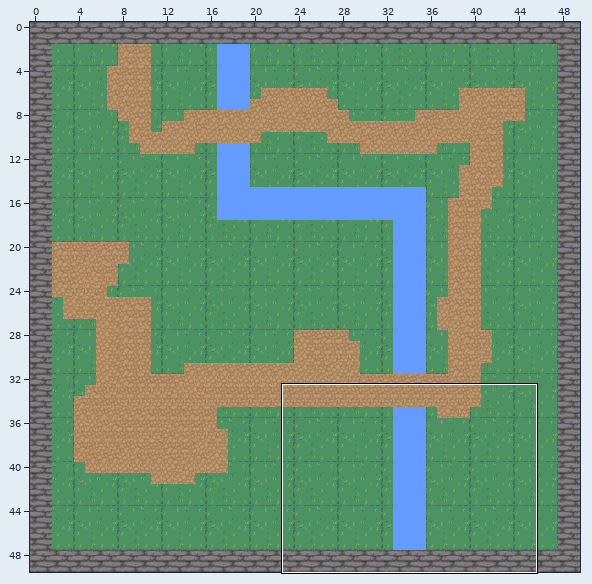
One commit to this Tiled map: carte.tmx. Above: a wide view before the commit, with the close-up outlined.
Close-up. First the earlier version:
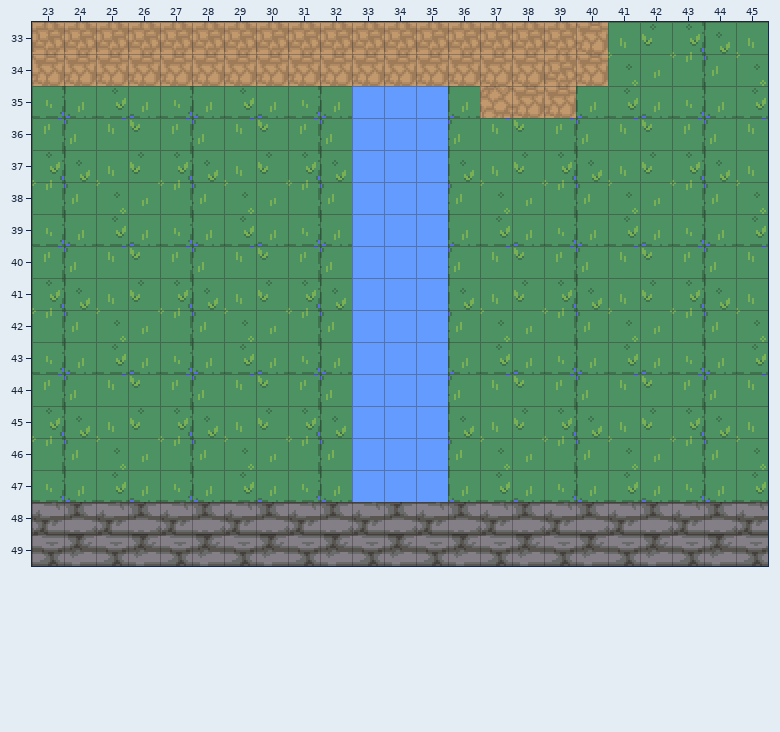
Cells are 16x16 px. Shown: x 23..45, y 33..49. The commit also changed other parts of the map, which this record leaves out.
After the commit:
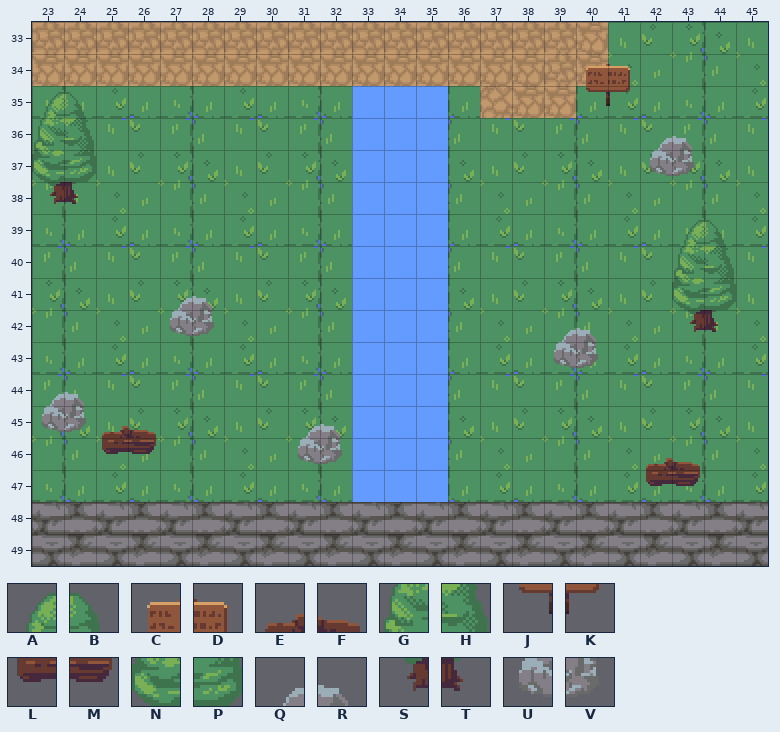
Key: from "nature": A 0, B 1, C 4, D 5, E 8, F 9, G 40, H 41, J 44, K 45, L 48, M 49, N 80, P 81, Q 84, R 85, S 120, T 121, U 124, V 125.
_ is an empty cell.
Tiles of an added or newly shown layer are drawn over the layers below it.
From old to new:
Layer "decorations" (added):
The edit adds tile A in row 35 at x 23; in row 39 at x 43.
The edit adds tile B in row 35 at x 24; in row 39 at x 44.
The edit adds tile C in row 34 at x 40.
The edit adds tile D in row 34 at x 41.
The edit adds tile E in row 45 at x 25; in row 46 at x 42.
The edit adds tile F in row 45 at x 26; in row 46 at x 43.
The edit adds tile G in row 36 at x 23; in row 40 at x 43.
The edit adds tile H in row 36 at x 24; in row 40 at x 44.
The edit adds tile J in row 35 at x 40.
The edit adds tile K in row 35 at x 41.
The edit adds tile L in row 46 at x 25; in row 47 at x 42.
The edit adds tile M in row 46 at x 26; in row 47 at x 43.
The edit adds tile N in row 37 at x 23; in row 41 at x 43.
The edit adds tile P in row 37 at x 24; in row 41 at x 44.
The edit adds tile Q in row 36 at x 42; in row 41 at x 27; in row 42 at x 39; in row 44 at x 23; in row 45 at x 31.
The edit adds tile R in row 36 at x 43; in row 41 at x 28; in row 42 at x 40; in row 44 at x 24; in row 45 at x 32.
The edit adds tile S in row 38 at x 23; in row 42 at x 43.
The edit adds tile T in row 38 at x 24; in row 42 at x 44.
The edit adds tile U in row 37 at x 42; in row 42 at x 27; in row 43 at x 39; in row 45 at x 23; in row 46 at x 31.
The edit adds tile V in row 37 at x 43; in row 42 at x 28; in row 43 at x 40; in row 45 at x 24; in row 46 at x 32.
Boxes around the changes in both close-ups, in picture pixels (x1, y1, x2, y2):
added: (586, 64, 694, 176)
added: (32, 92, 96, 204)
added: (672, 220, 736, 332)
added: (170, 296, 214, 336)
added: (554, 328, 598, 368)
added: (42, 392, 156, 454)
added: (298, 424, 342, 464)
added: (646, 458, 700, 486)
